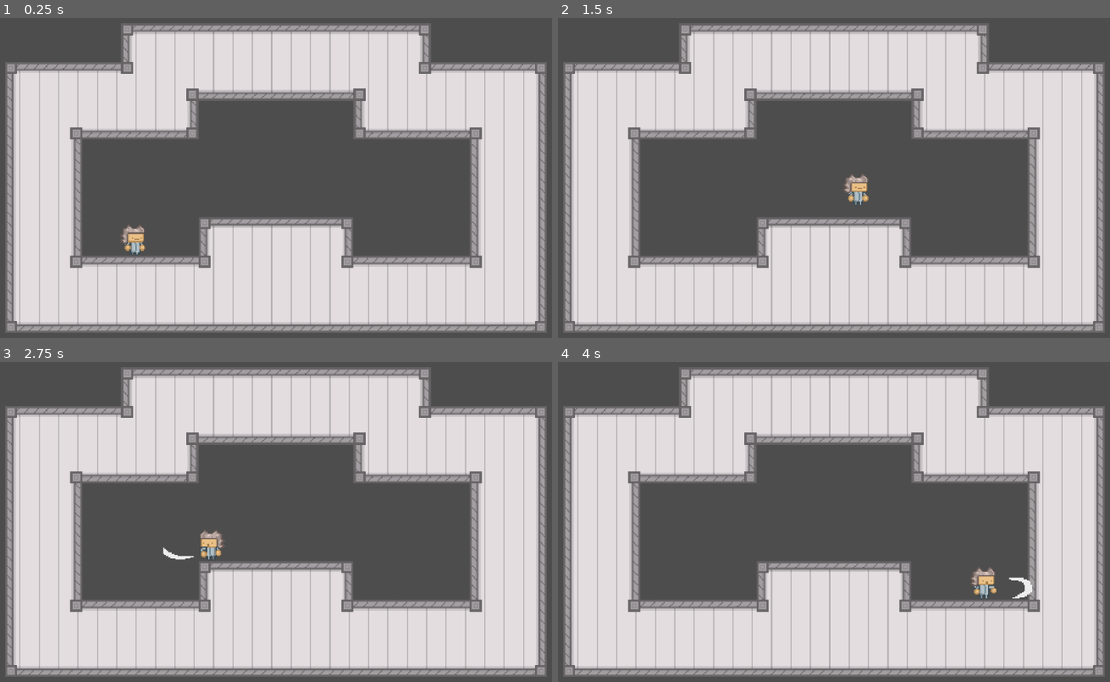
Above: before the commit, frames 1-4 (two rows, left to right).
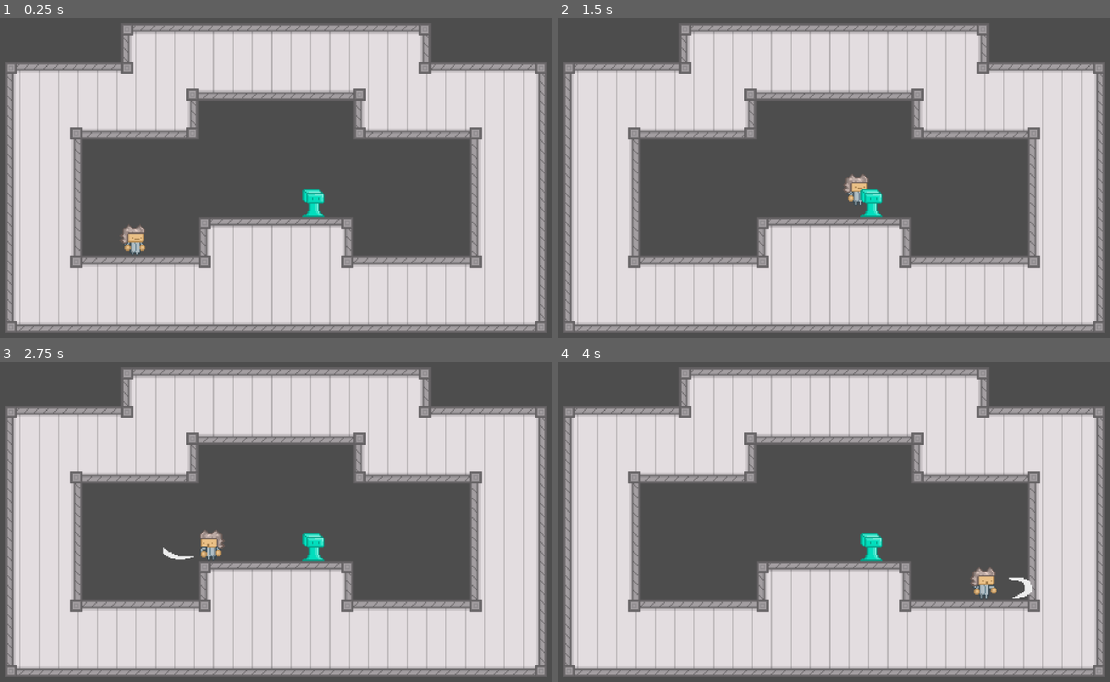
Above: after the commit, the same moments.

Repository: Brian-Magnuson/lab_escape_gd
Game: Godot game, scene res://scenes/level_0.tscn
The game is run twice, just before and just after one commit, with the same random seed, the same clock (stepped at 60 frames per second) and the same inputs.
Inputs (mouse positions are in pixels of both pictures, inside the frame that each line leads up to):
- Up to frame 1 (0.25 s): no input
- Up to frame 2 (1.5 s): tap Enter at 0.5 s; move the mouse to (983, 165) at 0.52 s; press the mouse at (983, 165) at 0.53 s; hold D (move_right) from 0.53 s (still down); tap Space (jump) at 0.77 s; move the mouse to (696, 203) at 1.27 s; release the mouse at (696, 203) at 1.28 s; click (696, 203) at 1.35 s
- Up to frame 3 (2.75 s): tap Space (jump) at 1.52 s; move the mouse to (342, 442) at 2.02 s; release D (move_right) at 2.03 s; press the mouse at (342, 442) at 2.03 s; hold A (move_left) from 2.03 s (still down)
- Up to frame 4 (4 s): move the mouse to (800, 602) at 2.77 s; release A (move_left) at 2.78 s; release the mouse at (800, 602) at 2.78 s; hold D (move_right) from 2.78 s (still down); click (800, 602) at 2.85 s; tap Space (jump) at 3.02, 3.77 s; move the mouse to (1038, 582) at 3.52 s; press the mouse at (1038, 582) at 3.53 s

The runs differ from the first frame. In frame 1, 0.3% of the frame differs, in the area x 54-59%, y 53-63%; in frame 2, 0.3%; in frame 3, 0.3%; in frame 4, 0.3%.

Commit message:
Adjust player movement and attack

Diff:
--- /dev/null
+++ b/scenes/jelly.gd
@@ -0,0 +1,5 @@
+extends Area2D
+
+func _on_area_entered(area: Area2D) -> void:
+	if area.name == "AttackArea":
+		print("Player attacked enemy!")
--- a/scenes/jelly.tscn
+++ b/scenes/jelly.tscn
@@ -1,5 +1,6 @@
-[gd_scene load_steps=8 format=3 uid="uid://dsy4y3i3caelu"]
+[gd_scene load_steps=9 format=3 uid="uid://dsy4y3i3caelu"]
 
+[ext_resource type="Script" path="res://scenes/jelly.gd" id="1_gp17k"]
 [ext_resource type="Texture2D" uid="uid://d36sbmax15tjp" path="res://art/enemies/JellyIdle.png" id="1_ud5q6"]
 
 [sub_resource type="AtlasTexture" id="AtlasTexture_kinvn"]
@@ -42,6 +43,7 @@
 size = Vector2(14, 21)
 
 [node name="Jelly" type="Area2D"]
+script = ExtResource("1_gp17k")
 
 [node name="AnimatedSprite2D" type="AnimatedSprite2D" parent="."]
 texture_filter = 1
@@ -52,3 +54,5 @@
 [node name="CollisionShape2D" type="CollisionShape2D" parent="."]
 position = Vector2(0, 2.5)
 shape = SubResource("RectangleShape2D_hvjpu")
+
+[connection signal="area_entered" from="." to="." method="_on_area_entered"]
--- a/scenes/level_0.tscn
+++ b/scenes/level_0.tscn
@@ -1,7 +1,8 @@
-[gd_scene load_steps=5 format=4 uid="uid://q1ded3kw1kq3"]
+[gd_scene load_steps=6 format=4 uid="uid://q1ded3kw1kq3"]
 
 [ext_resource type="Texture2D" uid="uid://ftjg3puu72lw" path="res://art/tiles/LabTileset.png" id="1_nlk7r"]
 [ext_resource type="PackedScene" uid="uid://bw1sjx2gp5mpl" path="res://scenes/player.tscn" id="2_11nw6"]
+[ext_resource type="PackedScene" uid="uid://dsy4y3i3caelu" path="res://scenes/jelly.tscn" id="3_w75ps"]
 
 [sub_resource type="TileSetAtlasSource" id="TileSetAtlasSource_iob1g"]
 resource_name = "lab_tiles"
@@ -149,3 +150,6 @@
 
 [node name="Player" parent="." instance=ExtResource("2_11nw6")]
 position = Vector2(234, 491)
+
+[node name="Jelly" parent="." instance=ExtResource("3_w75ps")]
+position = Vector2(383, 467)
--- a/scenes/player.gd
+++ b/scenes/player.gd
@@ -26,13 +26,24 @@
 		velocity.x = move_toward(velocity.x, 0, SPEED)
 
 	if Input.is_action_pressed("attack"):
+		$AttackArea/CollisionShape2D.disabled = false
+	else:
+		$AttackArea/CollisionShape2D.disabled = true
+
+	if direction < 0:
+		$AnimatedSprite2D.flip_h = true
+		$AttackArea.scale.x = -1
+	elif direction > 0:
+		$AnimatedSprite2D.flip_h = false
+		$AttackArea.scale.x = 1
+
+	# Handle animations
+	if Input.is_action_pressed("attack"):
 		$AnimatedSprite2D.play("attack")
-		$AnimatedSprite2D.flip_h = direction < 0
 	elif Input.is_action_just_pressed("jump") and is_on_floor():
 		$AnimatedSprite2D.play("jump")
 	elif is_on_floor() and abs(direction) > 0:
 		$AnimatedSprite2D.play("walk")
-		$AnimatedSprite2D.flip_h = direction < 0
 	else:
 		$AnimatedSprite2D.play("idle")
 
--- a/scenes/player.tscn
+++ b/scenes/player.tscn
@@ -220,6 +220,9 @@
 [sub_resource type="RectangleShape2D" id="RectangleShape2D_d4wqh"]
 size = Vector2(19, 24)
 
+[sub_resource type="RectangleShape2D" id="RectangleShape2D_e1hxv"]
+size = Vector2(31, 19)
+
 [node name="Player" type="CharacterBody2D"]
 script = ExtResource("1_7ka4d")
 metadata/_edit_group_ = true
@@ -228,9 +231,15 @@
 texture_filter = 1
 sprite_frames = SubResource("SpriteFrames_ssiv6")
 animation = &"attack"
-frame = 1
-frame_progress = 0.0181839
+frame_progress = 0.532749
 
 [node name="CollisionShape2D" type="CollisionShape2D" parent="."]
 position = Vector2(0.5, 1)
 shape = SubResource("RectangleShape2D_d4wqh")
+
+[node name="AttackArea" type="Area2D" parent="."]
+
+[node name="CollisionShape2D" type="CollisionShape2D" parent="AttackArea"]
+position = Vector2(27.5, 3.5)
+shape = SubResource("RectangleShape2D_e1hxv")
+disabled = true
Not shown: 1 places in scenes/player.tscn that only renumber resources
